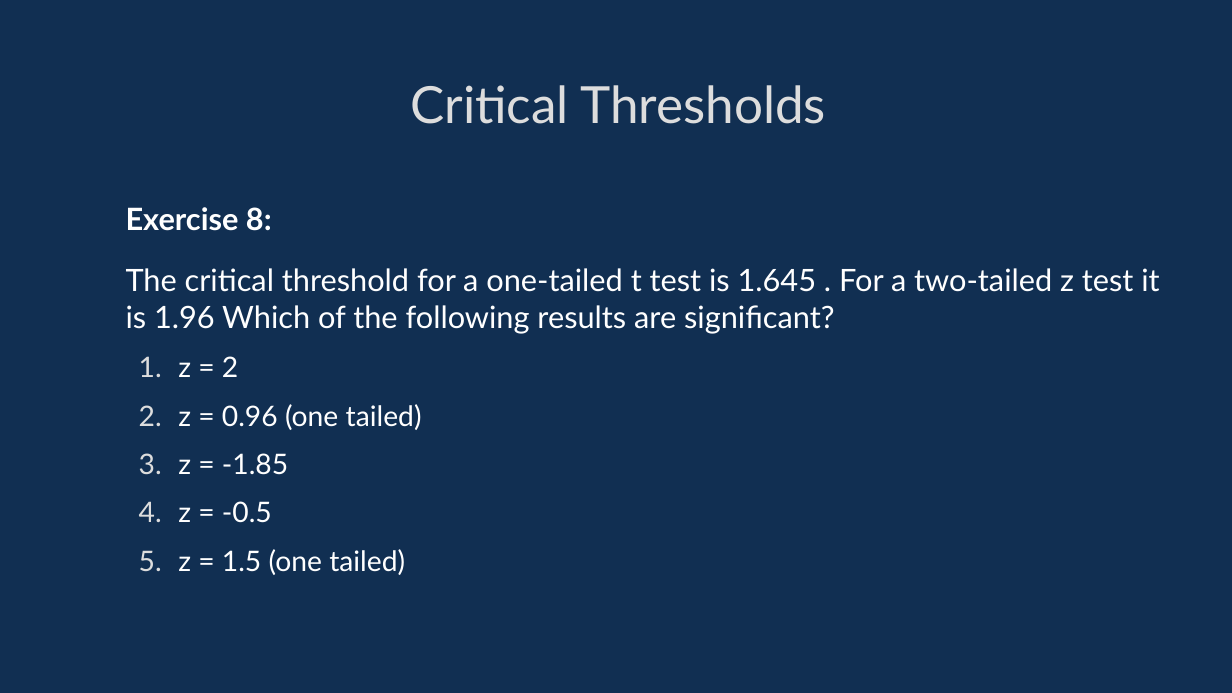
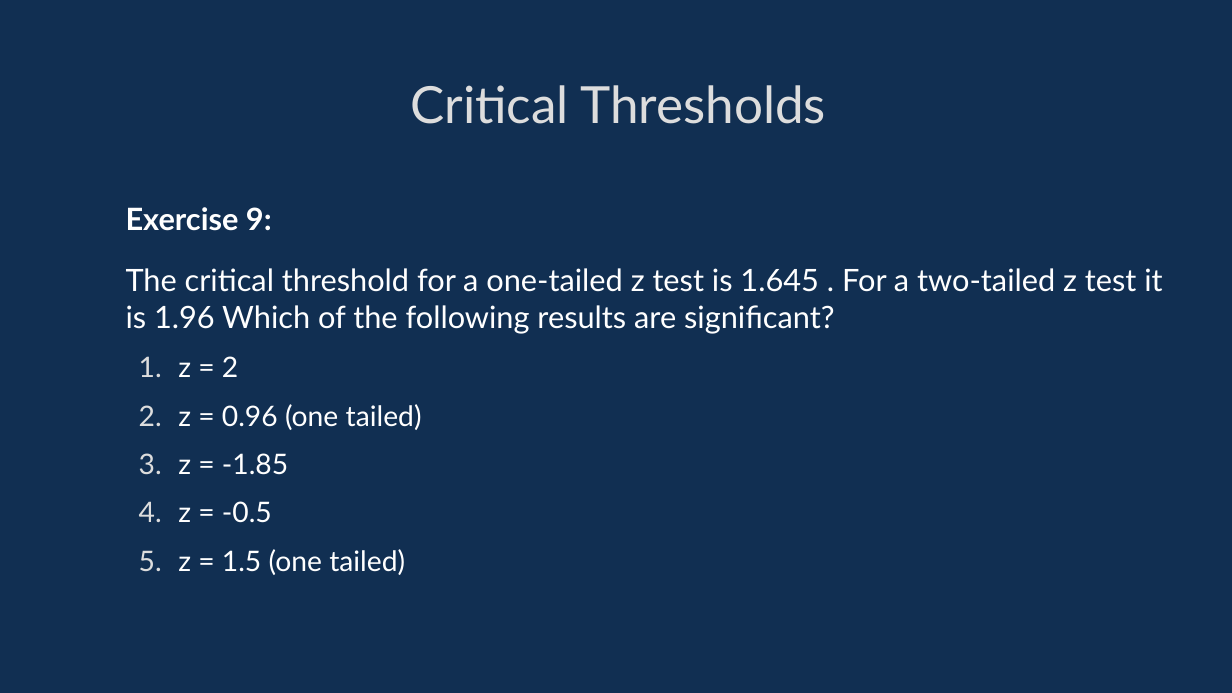
Before and after one commit to davidgundry/maths22-23, a slide deck: slide 58 of slides/maths-12-inferrential-statistics.odp (slide 71 before the commit). Drawn at 1232x693 pixels with LibreOffice and Linux fonts; fonts in the diff are those of the drawing. Boxes give left, top, right and bottom in pixels: in the first picture for what was removed or moved away, otherwise in the second. Text is boxed around its words. In the diff, an @@ line names an element or a change of style, - is before the commit and + after.

```diff
--- a/slides/maths-12-inferrential-statistics.odp
+++ b/slides/maths-12-inferrential-statistics.odp
@@ text at bbox=[126, 207, 1162, 334]: text changed @@
-Exercise 8:
-The critical threshold for a one-tailed t test is 1.645 . For a two-tailed z test it is 1.96 Which of the following results are significant?
+Exercise 9:
+The critical threshold for a one-tailed z test is 1.645 . For a two-tailed z test it is 1.96 Which of the following results are significant?
```
Also in this commit, not shown: 32 other slides changed, 22 slides added, 28 slides removed, 17 other files.
